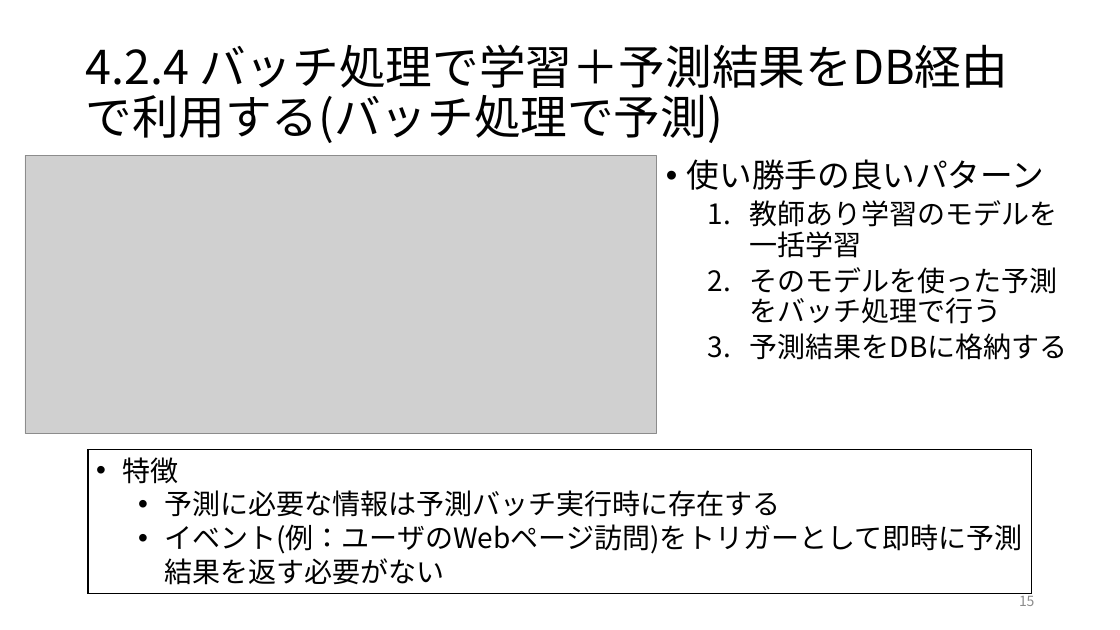
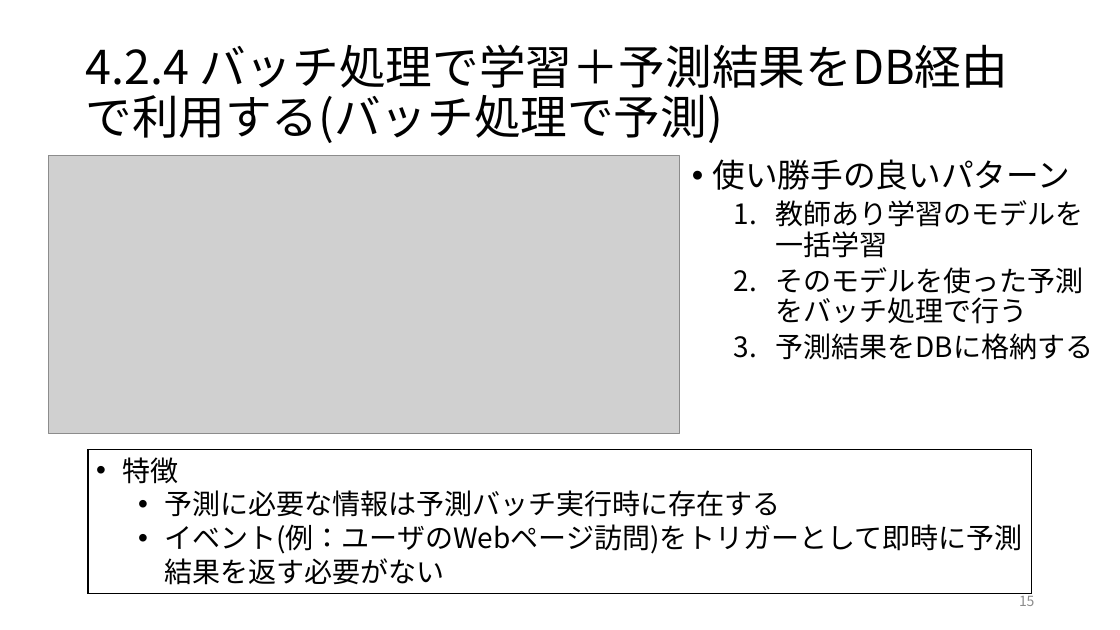
Before and after one commit to ryosuke-ku/Rinko, a slide deck: slide 15 of 仕事ではじめる機械学習第4章.pptx. Drawn at 1120x630 pixels with LibreOffice and Linux fonts; fonts in the diff are those of the drawing; grey boxes stand for pictures. Boxes give left, top, right and bottom in pixels: in the first picture for what was removed or moved away, otherwise in the second. Text is boxed around its words. In the diff, an @@ line names an element or a change of style, - is before the commit and + after.

Commit message:
add 仕事で始める機械学習第4章を編集しました

```diff
--- a/仕事ではじめる機械学習第4章.pptx
+++ b/仕事ではじめる機械学習第4章.pptx
@@ picture: place and size @@
-picture at box(25, 155, 656, 434)
+picture at box(48, 155, 679, 434)
@@ text "使い勝手の良いパターン": place and size @@
-text "使い勝手の良いパターン" at box(687, 159, 1068, 360)
+text "使い勝手の良いパターン" at box(713, 159, 1094, 360)
```
Also in this commit, not shown: 2 other slides changed.
